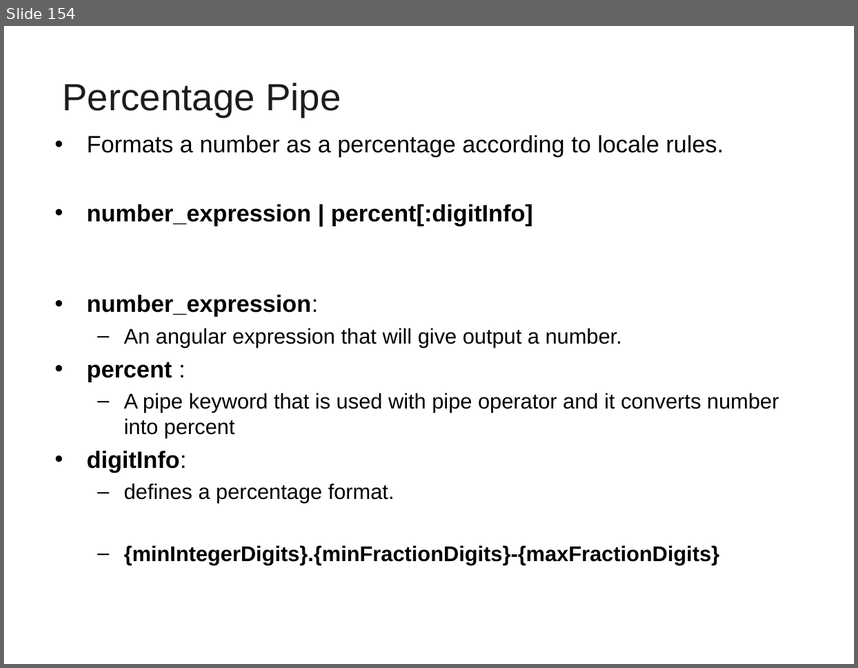
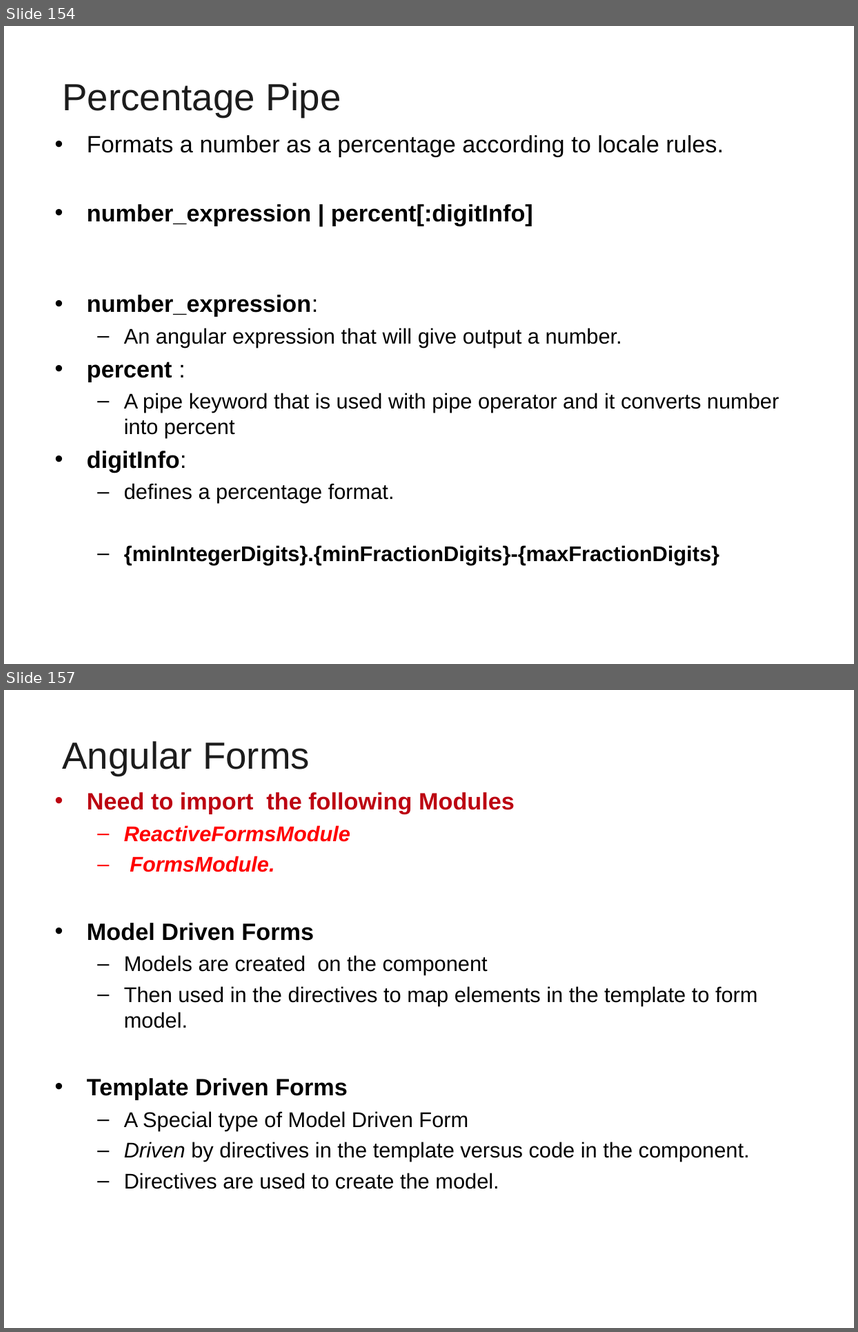
Before and after one commit to vatsanTraining/corejava, a slide deck: Angular_HSBC.ppt. Shown one above the other, each under a label of ours: slide 154 before the commit, slides 154 and 157 after it; the slides between them are not shown. The pictures are 858x668 and 858x1332 pixels, drawn with LibreOffice and Linux fonts; fonts in the diff are those of the drawing; background and template pictures are left out. Boxes give left, top, right and bottom in pixels: in the first picture for what was removed or moved away, otherwise in the second. Text is boxed around its words. In the diff, an @@ line names an element or a change of style, - is before the commit and + after.

```diff
--- a/Angular_HSBC.ppt
+++ b/Angular_HSBC.ppt
@@ slide 157 added at (4, 690, 854, 1328), background picture (left out) @@
@@ title added at (62, 741, 310, 776), 32 pt, text #1C1C1C @@
+Angular Forms
@@ text added at (87, 792, 758, 1189), 18 pt, text #000000 @@
+• Need to import the following Modules
+  – ReactiveFormsModule
+  – FormsModule.
+• Model Driven Forms
+  – Models are created on the component
+  – Then used in the directives to map elements in the template to form model.
+• Template Driven Forms
+  – A Special type of Model Driven Form
+  – Driven by directives in the template versus code in the component.
+  – Directives are used to create the model.
```
Also in this commit, not shown: 1 slide changed, 12 other slides added.
